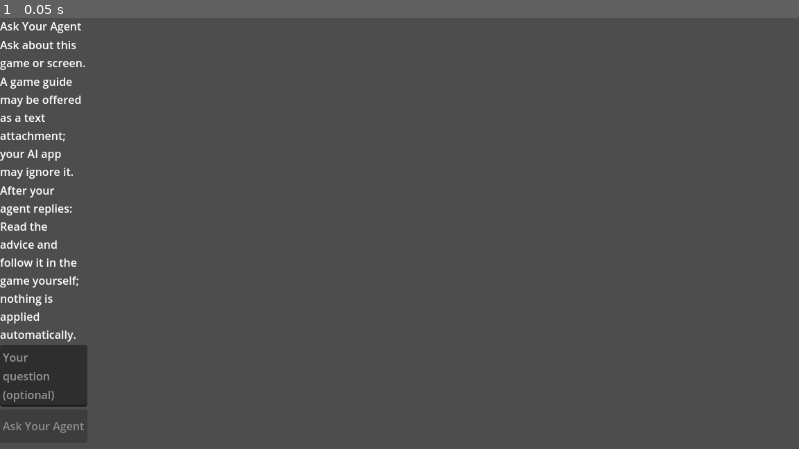
Above: before the commit, frame 1.
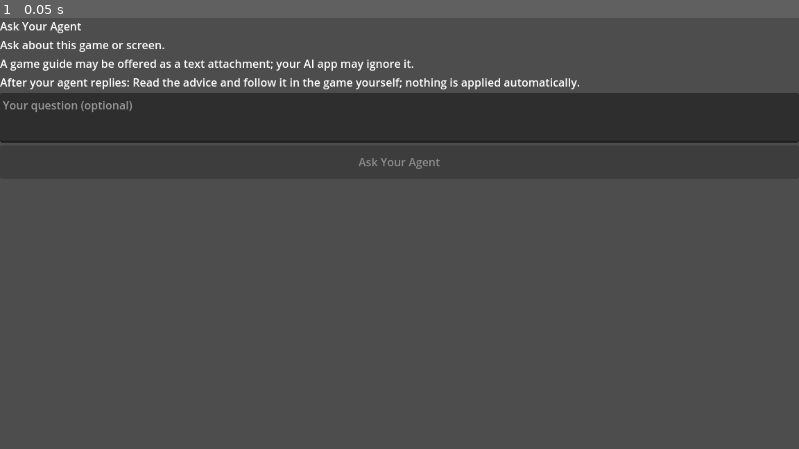
Above: after the commit, the same moment.

Repository: gamesbyian/AYA
Game: Godot game, scene res://aya_smoke.tscn
Two runs of this game, one before a commit and one after it. Both use one fixed random seed, a clock stepped at 60 frames per second and the inputs below.
Inputs:
- Up to frame 1 (0.05 s): no input

The runs differ from the first frame. In frame 1, 16% of the frame differs, in the area x 0-100%, y 5-97%.

Commit message:
test(godot): anchor visual host and use compatible Android emulator renderer

Diff:
--- a/integrations/godot/aya_smoke.tscn
+++ b/integrations/godot/aya_smoke.tscn
@@ -3,4 +3,9 @@
 [ext_resource type="Script" path="res://ci-host/runtime_probe_card.gd" id="1_card"]
 
 [node name="AYAEditorSmoke" type="VBoxContainer"]
+anchors_preset = 15
+anchor_right = 1.0
+anchor_bottom = 1.0
+grow_horizontal = 2
+grow_vertical = 2
 script = ExtResource("1_card")
--- a/integrations/godot/project.godot
+++ b/integrations/godot/project.godot
@@ -9,5 +9,10 @@
 
 [rendering]
 
+; Synthetic host only: use GLES Compatibility on headless software-GPU
+; emulators. AYA's reusable addon does not prescribe a Godot renderer.
+renderer/rendering_method="gl_compatibility"
+renderer/rendering_method.mobile="gl_compatibility"
+
 ; Godot Android exporter requires ETC2/ASTC textures on Linux CI.
 textures/vram_compression/import_etc2_astc=true
Not shown, changed: docs/components/GODOT_EMULATOR_ACCEPTANCE.md
